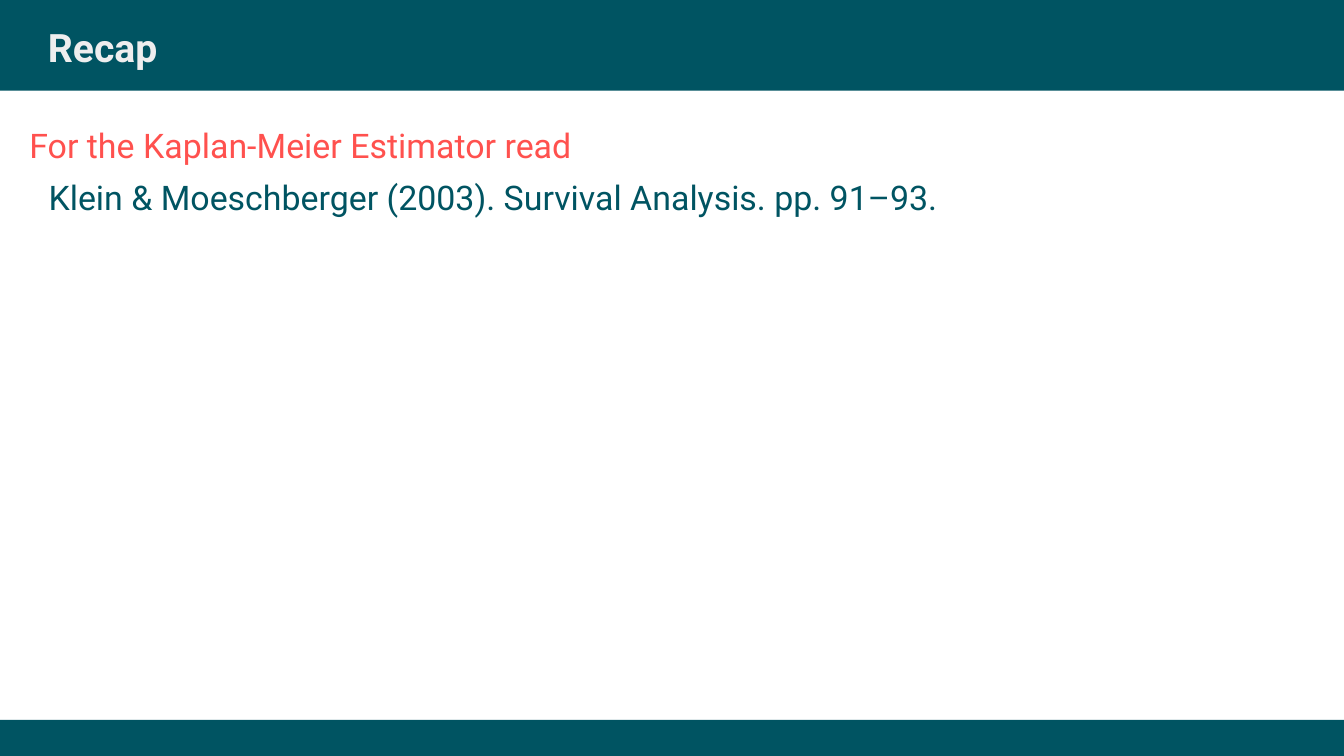
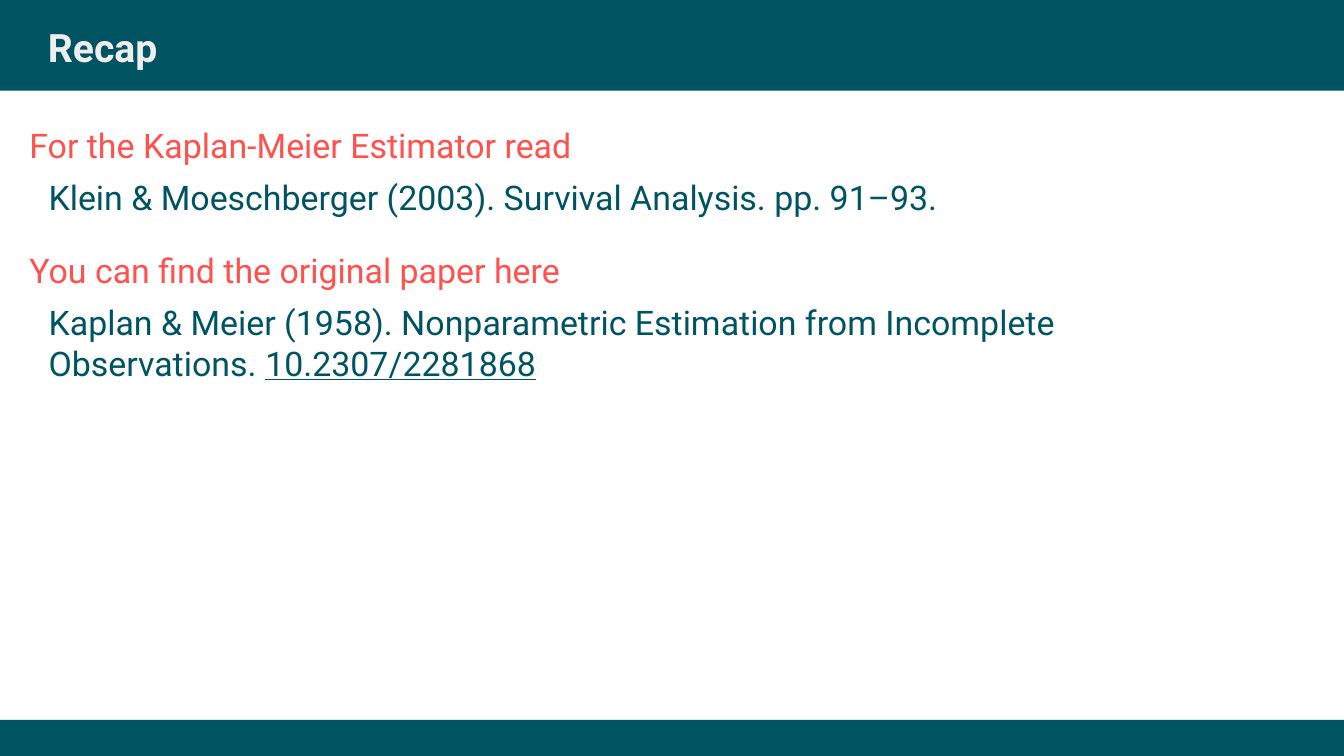
Before and after one commit to jschoeley/survival_analysis-ur-ss22, a slide deck: slide 20 of 06-the_kaplan_meier_estimator/doc/06-the_kaplan_meier_estimator.odp. Drawn at 1344x756 pixels with LibreOffice and Linux fonts; fonts in the diff are those of the drawing. Boxes give left, top, right and bottom in pixels: in the first picture for what was removed or moved away, otherwise in the second. Text is boxed around its words. In the diff, an @@ line names an element or a change of style, - is before the commit and + after.

```diff
--- a/06-the_kaplan_meier_estimator/doc/06-the_kaplan_meier_estimator.odp
+++ b/06-the_kaplan_meier_estimator/doc/06-the_kaplan_meier_estimator.odp
@@ text added at [29,257,560,290], 20 pt, text #FF514E @@
+You can find the original paper here
@@ text added at [49,308,1054,380], 20 pt, text #005462 @@
+Kaplan & Meier (1958). Nonparametric Estimation from Incomplete Observations. 10.2307/2281868
```
Also in this commit, not shown: 14 other slides changed, 5 other files.
